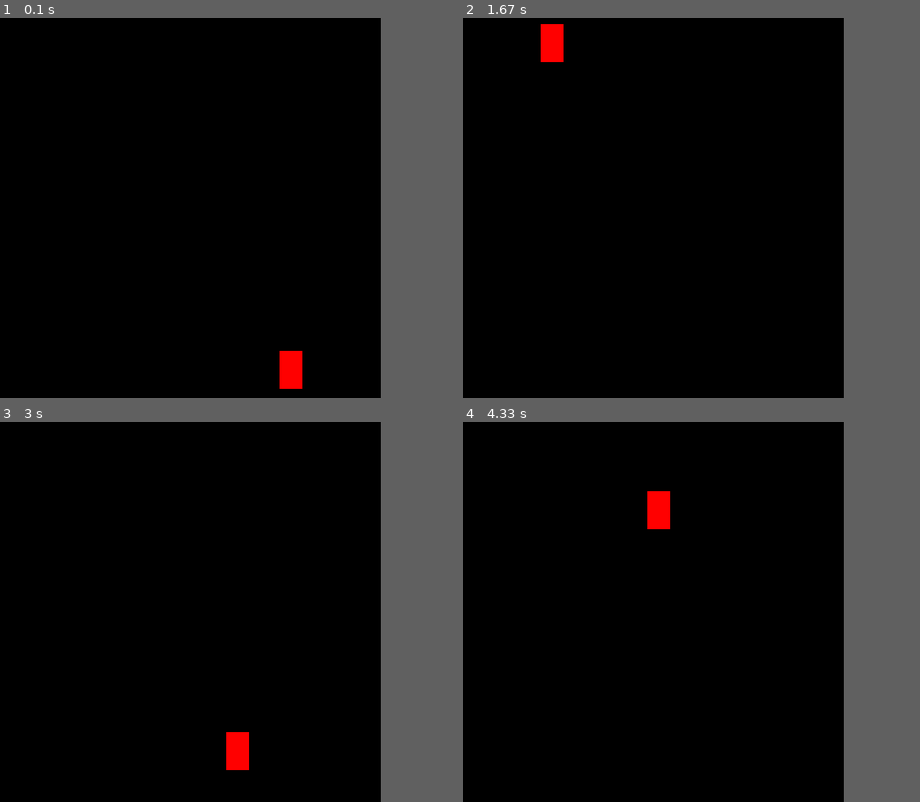
Above: before the commit, frames 1-4 (two rows, left to right).
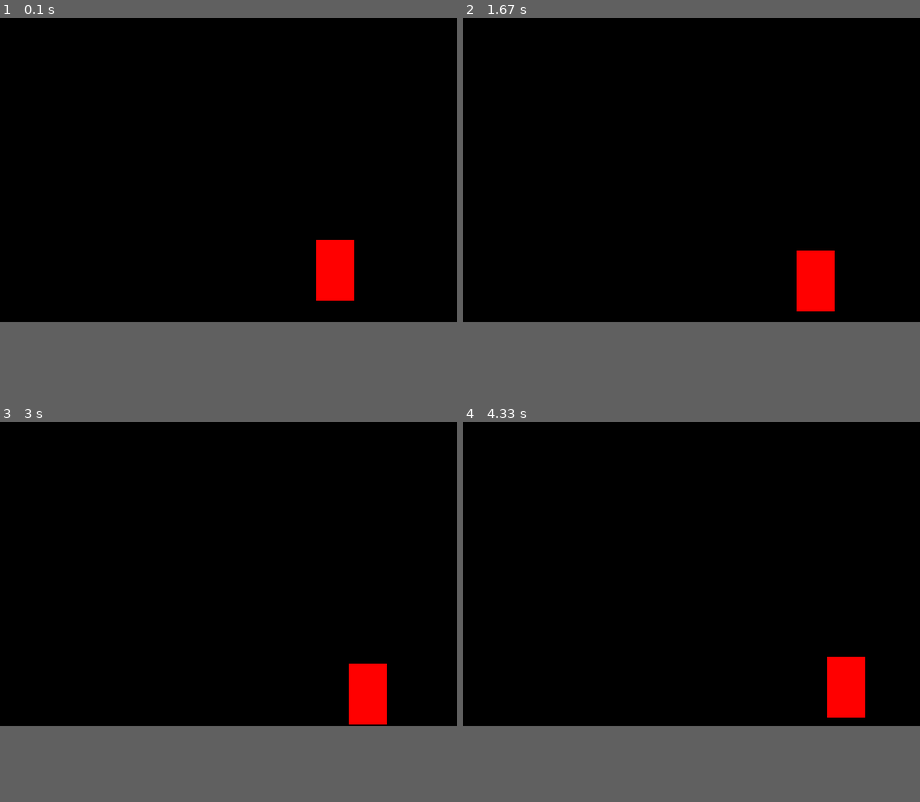
Above: after the commit, the same moments.

Repository: GeekyAmit5/old-files
Game: pygame game, started from python/pygame/screenSaver.py
Same seed, same stepped clock (60 frames per second), same inputs: the game is played once before the commit and once after it.
Inputs:
- Up to frame 1 (0.1 s): no input
- Up to frame 2 (1.67 s): no input
- Up to frame 3 (3 s): no input
- Up to frame 4 (4.33 s): no input
In our replay, the window is 500x500 before the commit and 600x400 after it. These sizes can differ from the game's own. Grey fills any space a smaller window leaves; there, only what the larger window draws over its background counts as a difference.

The runs differ from the first frame. In frame 1, 1.8% of the frame differs, in the area x 61-78%, y 58-98%; in frame 2, 1.8%; in frame 3, 1.8%; in frame 4, 1.8%.

Commit message:
screenSaver OOP

Diff:
--- a/knightTours.txt
+++ /dev/null
@@ -1,81 +0,0 @@
-Tour : 1
-[[ 1  4  7 10]
- [ 8 11  2  5]
- [ 3  6  9 12]]
-
-Tour : 2
-[[ 1  4  7 10]
- [12  9  2  5]
- [ 3  6 11  8]]
-
-Tour : 3
-[[10  7  4  1]
- [ 5  2 11  8]
- [12  9  6  3]]
-
-Tour : 4
-[[10  7  4  1]
- [ 5  2  9 12]
- [ 8 11  6  3]]
-
-Tour : 5
-[[10  7  2  5]
- [ 1  4 11  8]
- [12  9  6  3]]
-
-Tour : 6
-[[10  7  2  5]
- [ 1  4  9 12]
- [ 8 11  6  3]]
-
-Tour : 7
-[[ 8 11  6  3]
- [ 1  4  9 12]
- [10  7  2  5]]
-
-Tour : 8
-[[12  9  6  3]
- [ 1  4 11  8]
- [10  7  2  5]]
-
-Tour : 9
-[[ 5  2  7 10]
- [ 8 11  4  1]
- [ 3  6  9 12]]
-
-Tour : 10
-[[ 5  2  7 10]
- [12  9  4  1]
- [ 3  6 11  8]]
-
-Tour : 11
-[[ 3  6 11  8]
- [12  9  4  1]
- [ 5  2  7 10]]
-
-Tour : 12
-[[ 3  6  9 12]
- [ 8 11  4  1]
- [ 5  2  7 10]]
-
-Tour : 13
-[[ 3  6 11  8]
- [12  9  2  5]
- [ 1  4  7 10]]
-
-Tour : 14
-[[ 3  6  9 12]
- [ 8 11  2  5]
- [ 1  4  7 10]]
-
-Tour : 15
-[[ 8 11  6  3]
- [ 5  2  9 12]
- [10  7  4  1]]
-
-Tour : 16
-[[12  9  6  3]
- [ 5  2 11  8]
- [10  7  4  1]]
-
-Total : 16
--- a/python/pygame/screenSaver.py
+++ b/python/pygame/screenSaver.py
@@ -5,45 +5,45 @@
 import time
 import pygame
 
+
+class rect:
+    def __init__(self, w, h):
+        self.w = w
+        self.h = h
+
+    def display(self, x, y):
+        pygame.draw.rect(win, (255, 0, 0), (x, y, w, h))
+
+
 pygame.init()
-
-win = pygame.display.set_mode((500, 500))
+width = 600
+height = 400
+win = pygame.display.set_mode((width, height))
 pygame.display.set_caption("My Game")
 
-x = rd.randint(0, 450)
-y = rd.randint(0, 450)
-h = 50
-w = 30
-v = 0.3
+h = 80
+w = 50
+xv = 0.25
+yv = 0.15
+x = rd.randint(0, width-w)
+y = rd.randint(0, height-h)
 
-t = True
-s = True
+rect1 = rect(w, h)
 
 run = True
 while run:
-    pygame.time.delay(1)
     for event in pygame.event.get():
         if event.type == pygame.QUIT:
             run = False
-    if x < 470 and t:
-        x += v
-    else:
-        t = False
-        x -= v
-        if x < 0:
-            t = True
-
-    if y < 450 and s:
-        y += v
-    else:
-        s = False
-        y -= v
-        if y < 0:
-            s = True
-
     win.fill((0, 0, 0))
-
-    pygame.draw.rect(win, (255, 0, 0), (x, y, w, h))
+    rect1.display(x, y)
+    x += xv
+    y += yv
+    if x > width - w or x < 0:
+        xv = -xv
+    if y > height - h or y < 0:
+        yv = -yv
+    # pygame.time.delay(1)
     pygame.display.update()
 
 pygame.quit()
--- a/python/test/test.txt
+++ /dev/null
@@ -1,3 +0,0 @@
-Amit is a good guy
-sound = 1
-time = False
--- a/python/test/test1.py
+++ /dev/null
@@ -1,20 +0,0 @@
-
-# for i in range(10):
-#     for j in range(10):
-#         print((i+1)*(j+1), end='\t')
-#     print()
-
-# sum = 0
-# for i in range(1, 10):
-#     for j in range(1, i+1):
-#         if i % j == 0:
-#             sum += j
-# print(sum)
-
-# for i in range(1, 31):
-#     print(i, i*i, i*i*i, sep='\t')
-
-s = ord('a')-1
-for i in 'abcdefghijklmnopqrstuvwxyz':
-    print(i, end='  ')
-    print(ord(i)-s)
